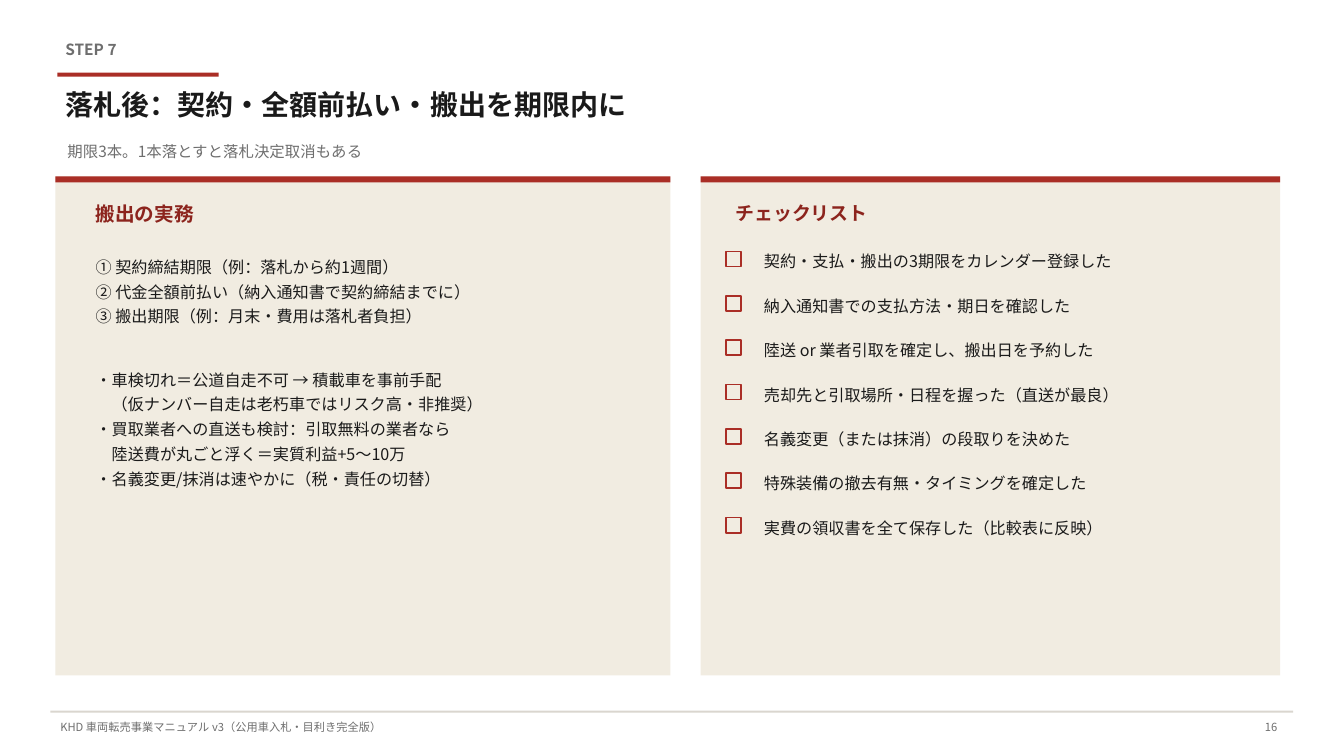
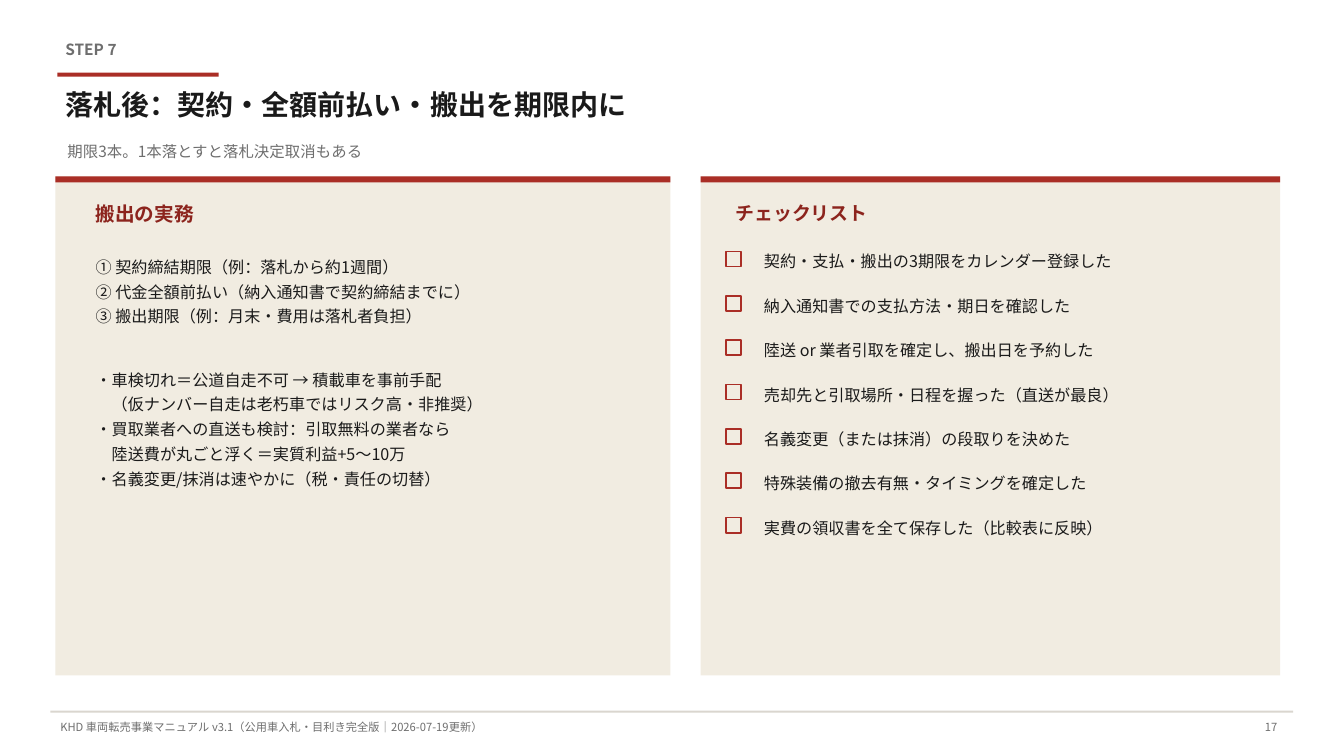
Before and after one commit to ec-seller-oss/khd_workspace, a slide deck: slide 17 of KHD_車両転売_仕入売却マニュアル_v3_テンプレ準拠.pptx (slide 16 before the commit). Drawn at 1344x756 pixels with LibreOffice and Linux fonts; fonts in the diff are those of the drawing. Boxes give left, top, right and bottom in pixels: in the first picture for what was removed or moved away, otherwise in the second. Text is boxed around its words. In the diff, an @@ line names an element or a change of style, - is before the commit and + after.

```diff
--- a/KHD_車両転売_仕入売却マニュアル_v3_テンプレ準拠.pptx
+++ b/KHD_車両転売_仕入売却マニュアル_v3_テンプレ準拠.pptx
@@ text at bbox=[60, 721, 482, 732]: text changed @@
-KHD 車両転売事業マニュアル v3（公用車入札・目利き完全版）
+KHD 車両転売事業マニュアル v3.1（公用車入札・目利き完全版｜2026-07-19更新）
@@ text at bbox=[1265, 723, 1277, 731]: text changed @@
-16
+17
```
Also in this commit, not shown: 20 other slides changed, 3 slides added, 3 other files.
